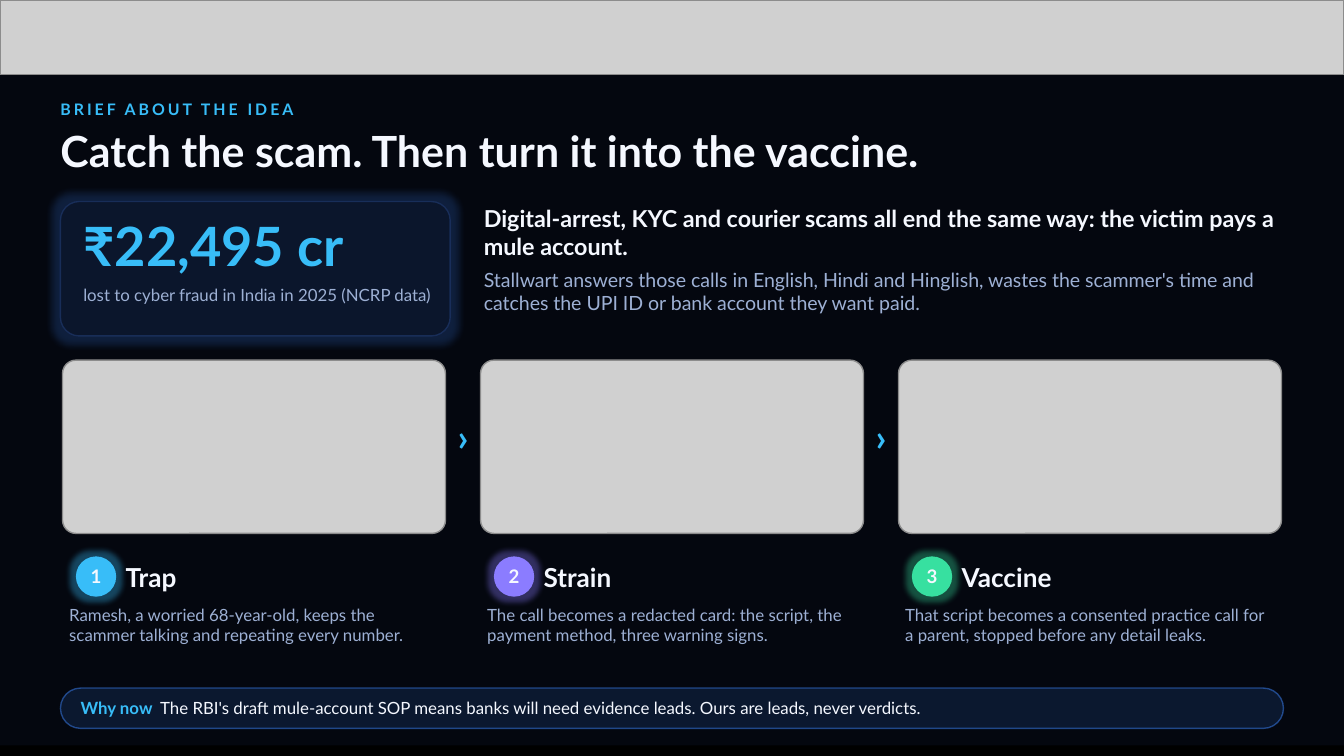
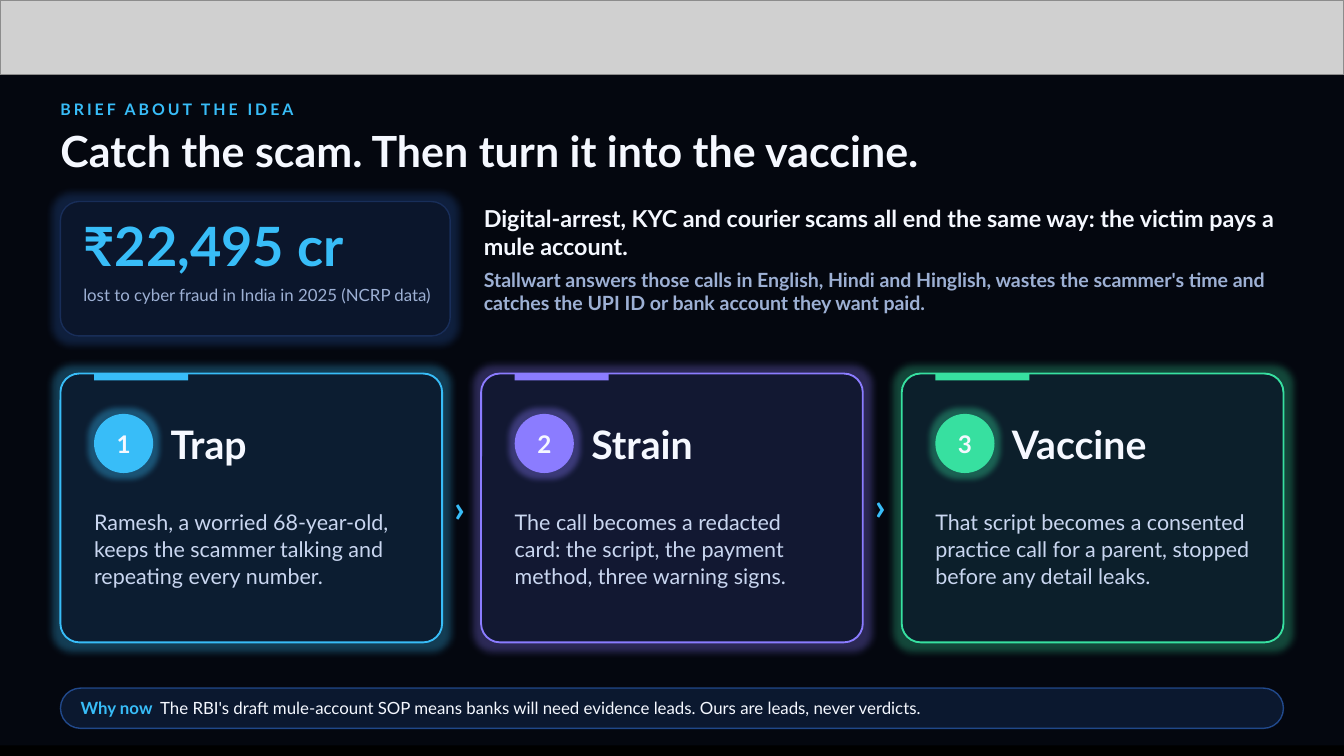
Before and after one commit to OWAIS285/honey_trap, a slide deck: slide 2 of Submission Template _ AI Builder Cup.pptx. Drawn at 1344x756 pixels with LibreOffice and Linux fonts; fonts in the diff are those of the drawing; grey boxes stand for pictures; background and template pictures are left out. Boxes give left, top, right and bottom in pixels: in the first picture for what was removed or moved away, otherwise in the second. Text is boxed around its words. In the diff, an @@ line names an element or a change of style, - is before the commit and + after.

Commit message:
Deck: boxes on slide 2, Namaste Rohan invite, plain-words architecture, bank alerts slide, more roadmap ideas, 3 link cards

```diff
--- a/Submission Template _ AI Builder Cup.pptx
+++ b/Submission Template _ AI Builder Cup.pptx
@@ text at (x1=484, y1=272, x2=1265, y2=314): bold on in "Stallwart answers those calls in English, Hindi ..." @@
@@ rounded rectangle added at (x1=60, y1=374, x2=442, y2=642), fill #0B1428 at 78% opacity, outline #38BDF8 1 pt @@
@@ picture removed at (x1=63, y1=360, x2=446, y2=534) @@
@@ rectangle added at (x1=94, y1=374, x2=188, y2=380), fill #38BDF8 @@
@@ picture removed at (x1=481, y1=360, x2=864, y2=534) @@
@@ rounded rectangle added at (x1=481, y1=374, x2=863, y2=642), fill #0B1428 at 78% opacity, outline #8B7CFF 1 pt @@
@@ rectangle added at (x1=515, y1=374, x2=609, y2=380), fill #8B7CFF @@
@@ picture removed at (x1=898, y1=360, x2=1281, y2=534) @@
@@ rounded rectangle added at (x1=902, y1=374, x2=1284, y2=642), fill #0B1428 at 78% opacity, outline #37E0A0 1 pt @@
@@ rectangle added at (x1=935, y1=374, x2=1030, y2=380), fill #37E0A0 @@
@@ text "1" moved from (x1=91, y1=569, x2=102, y2=583) to (x1=117, y1=435, x2=131, y2=453) @@
@@ ellipse resized from (x1=75, y1=556, x2=116, y2=597) to (x1=94, y1=414, x2=153, y2=473) @@
@@ text "Trap" moved from (x1=126, y1=568, x2=177, y2=591) to (x1=171, y1=430, x2=247, y2=466) @@
@@ text "2" moved from (x1=509, y1=569, x2=520, y2=583) to (x1=537, y1=435, x2=551, y2=453) @@
@@ ellipse resized from (x1=493, y1=556, x2=534, y2=597) to (x1=515, y1=414, x2=574, y2=473) @@
@@ text "Strain" moved from (x1=544, y1=567, x2=612, y2=588) to (x1=591, y1=430, x2=693, y2=460) @@
@@ size 10 to 13 pt in 3 elements at (x1=117, y1=435, x2=131, y2=453), (x1=537, y1=435, x2=551, y2=453), (x1=958, y1=435, x2=972, y2=453) @@
@@ text "3" moved from (x1=927, y1=569, x2=938, y2=583) to (x1=958, y1=435, x2=972, y2=453) @@
@@ ellipse resized from (x1=913, y1=556, x2=953, y2=597) to (x1=935, y1=414, x2=995, y2=473) @@
@@ size 14 to 21 pt in 3 elements at (x1=171, y1=430, x2=247, y2=466), (x1=591, y1=430, x2=693, y2=460), (x1=1012, y1=430, x2=1147, y2=460) @@
@@ text "Vaccine" moved from (x1=962, y1=567, x2=1052, y2=588) to (x1=1012, y1=430, x2=1147, y2=460) @@
@@ size 9 to 11.5 pt, text colour #9DB0D4 to #C9D6F0; line spacing 1 to 1.05 in 3 elements at (x1=515, y1=514, x2=786, y2=588), (x1=935, y1=514, x2=1250, y2=588), (x1=94, y1=514, x2=388, y2=588) @@
@@ text "Ramesh, a worried 68-year-old, keeps ..." moved from (x1=69, y1=608, x2=403, y2=644) to (x1=94, y1=514, x2=388, y2=588) @@
@@ text "›" rewrapped from (x1=448, y1=417, x2=477, y2=457) to (x1=445, y1=485, x2=474, y2=531) @@
@@ text "The call becomes a redacted ..." moved from (x1=487, y1=608, x2=841, y2=644) to (x1=515, y1=514, x2=786, y2=588) @@
@@ text "›" moved from (x1=867, y1=417, x2=896, y2=457) to (x1=866, y1=485, x2=895, y2=526) @@
@@ text "That script becomes a consented ..." moved from (x1=905, y1=608, x2=1264, y2=644) to (x1=935, y1=514, x2=1250, y2=588) @@
```
Also in this commit, not shown: 7 other slides changed, 1 slide added, 1 other file.
